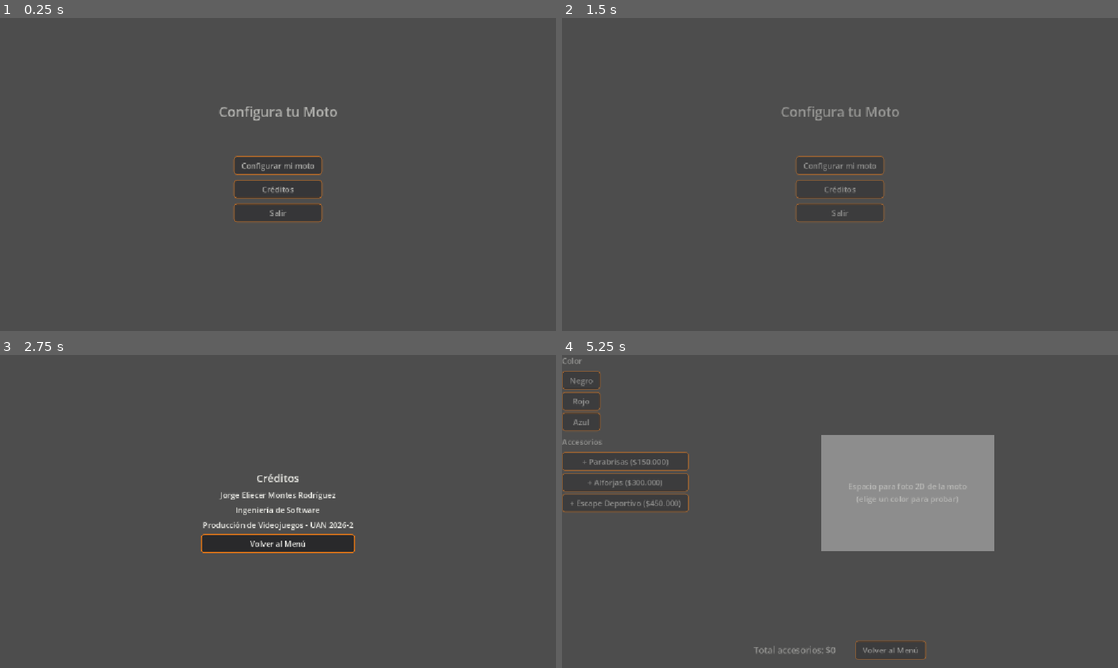
Above: before the commit, frames 1-4 (two rows, left to right).
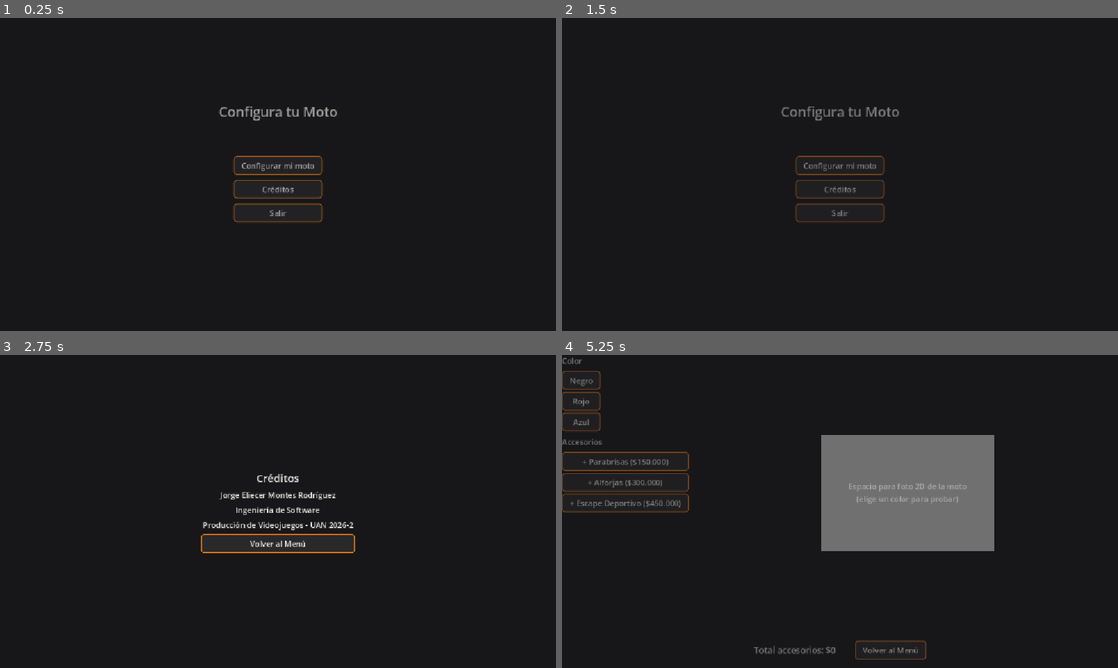
Above: after the commit, the same moments.

Repository: ChampuLuminoso/configurador-motos-godot
Game: Godot game, scene res://src/core/main_app.tscn
Two runs of this game, one before a commit and one after it. Both use one fixed random seed, a clock stepped at 60 frames per second and the inputs below.
Inputs:
- Up to frame 1 (0.25 s): no input
- Up to frame 2 (1.5 s): click "Créditos" at 0.5 s; click "Volver al Menú" at 1.25 s
- Up to frame 3 (2.75 s): click "Créditos" at 2 s
- Up to frame 4 (5.25 s): click "Volver al Menú" at 2.75 s; click "Créditos" at 3.5 s; click "Volver al Menú" at 4.25 s; click "Configurar mi moto" at 5 s

The runs differ from the first frame. In frame 1, 97% of the frame differs, in the area x 0-100%, y 0-100%; in frame 2, 100%; in frame 3, 98%; in frame 4, 99%.

Commit message:
style: add unified dark background behind all screens [EXTRA - not required by guide]

Diff:
--- a/src/core/main_app.tscn
+++ b/src/core/main_app.tscn
@@ -11,6 +11,15 @@
 grow_vertical = 2
 script = ExtResource("1")
 
+[node name="Background" type="ColorRect" parent="."]
+layout_mode = 1
+anchors_preset = 15
+anchor_right = 1.0
+anchor_bottom = 1.0
+grow_horizontal = 2
+grow_vertical = 2
+color = Color(0.09, 0.09, 0.1, 1)
+
 [node name="SceneContainer" type="Control" parent="." unique_id=489907472]
 layout_mode = 1
 anchors_preset = 15
